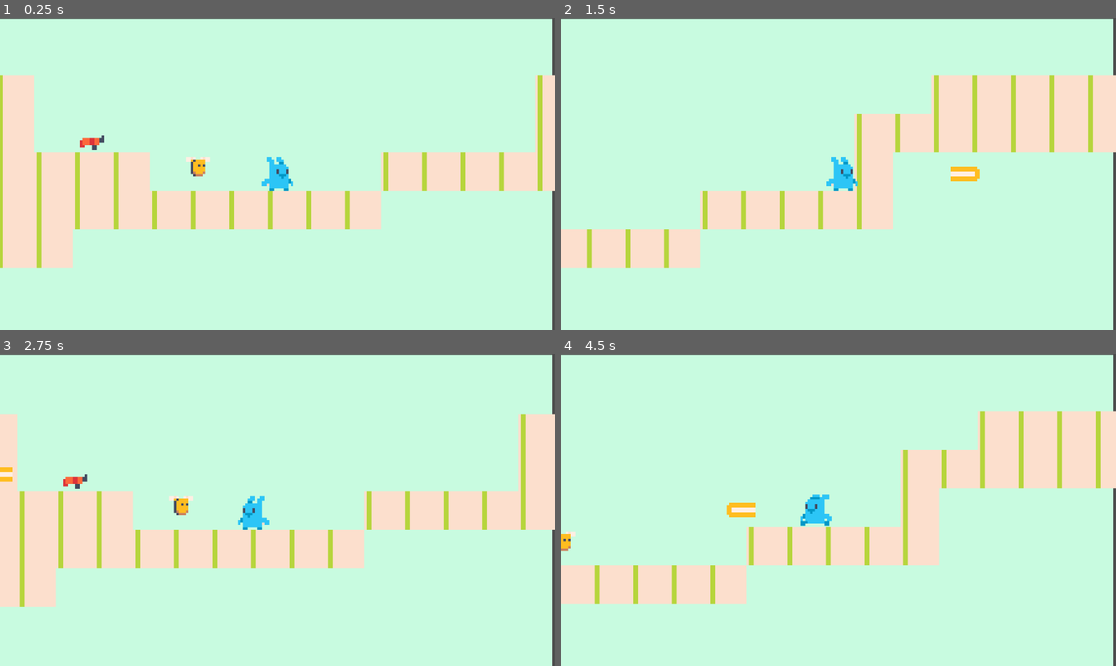
Above: before the commit, frames 1-4 (two rows, left to right).
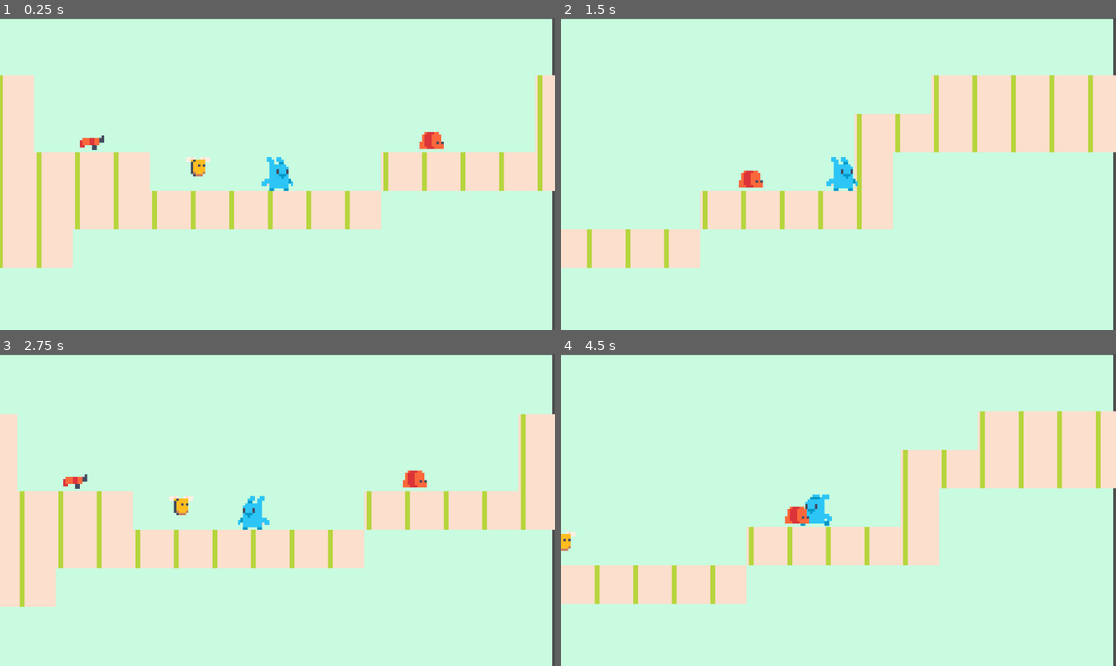
Above: after the commit, the same moments.

Repository: dodosaurus/learn-gd
Game: Godot game, scene res://scenes/game.tscn
Same seed, same stepped clock (60 frames per second), same inputs: the game is played once before the commit and once after it.
Inputs:
- Up to frame 1 (0.25 s): no input
- Up to frame 2 (1.5 s): tap Enter at 0.5 s; hold D (right) from 0.53 s (still down); tap Space (shoot) at 0.6, 1.35 s; tap W (jump) at 0.77 s
- Up to frame 3 (2.75 s): tap W (jump) at 1.52 s; release D (right) at 2.03 s; hold A (left) from 2.03 s (still down); tap Space (shoot) at 2.1 s
- Up to frame 4 (4.5 s): release A (left) at 2.78 s; hold D (right) 2.78-4.28 s; tap Space (shoot) at 2.85, 3.6, 4.35 s; tap W (jump) at 3.02, 3.77 s; hold A (left) from 4.28 s (still down)

The runs differ from the first frame. In frame 1, 0.2% of the frame differs, in the area x 75-80%, y 36-43%; in frame 2, 0.4%, in the area x 32-76%, y 47-55%; in frame 3, 0.3%; in frame 4, 0.4%.

Commit message:
new enemy, gun enhanced

Diff:
--- a/project.godot
+++ b/project.godot
@@ -38,6 +38,14 @@
 ]
 }
 
+[layer_names]
+
+2d_physics/layer_1="Terrain"
+2d_physics/layer_2="Player"
+2d_physics/layer_3="Enemies"
+2d_physics/layer_4="Items"
+2d_physics/layer_5="Bullets"
+
 [rendering]
 
 textures/canvas_textures/default_texture_filter=0
--- a/scenes/bee.tscn
+++ b/scenes/bee.tscn
@@ -1,5 +1,6 @@
-[gd_scene load_steps=3 format=3 uid="uid://dm1axy4s4y3sq"]
+[gd_scene load_steps=4 format=3 uid="uid://dm1axy4s4y3sq"]
 
+[ext_resource type="Script" path="res://scripts/bee.gd" id="1_1558q"]
 [ext_resource type="Texture2D" uid="uid://jncwmvinfmq6" path="res://graphics/Enemies/bee/1.png" id="1_gnco4"]
 
 [sub_resource type="CapsuleShape2D" id="CapsuleShape2D_u7js5"]
@@ -7,9 +8,13 @@
 height = 8.0
 
 [node name="Bee" type="Area2D"]
+collision_mask = 19
+script = ExtResource("1_1558q")
 
 [node name="Sprite2D" type="Sprite2D" parent="."]
 texture = ExtResource("1_gnco4")
 
 [node name="CollisionShape2D" type="CollisionShape2D" parent="."]
 shape = SubResource("CapsuleShape2D_u7js5")
+
+[connection signal="area_entered" from="." to="." method="_on_area_entered"]
--- a/scenes/bullet.tscn
+++ b/scenes/bullet.tscn
@@ -7,6 +7,8 @@
 size = Vector2(12, 6)
 
 [node name="Bullet" type="Area2D"]
+collision_layer = 16
+collision_mask = 4
 script = ExtResource("1_0gjv1")
 
 [node name="Sprite2D" type="Sprite2D" parent="."]
--- a/scenes/gun.tscn
+++ b/scenes/gun.tscn
@@ -7,6 +7,8 @@
 size = Vector2(8, 4)
 
 [node name="Gun" type="Area2D"]
+collision_layer = 8
+collision_mask = 2
 script = ExtResource("1_l71k8")
 
 [node name="Sprite2D" type="Sprite2D" parent="."]
--- a/scenes/level.tscn
+++ b/scenes/level.tscn
@@ -1,10 +1,11 @@
-[gd_scene load_steps=8 format=3 uid="uid://cpddogbwtn72w"]
+[gd_scene load_steps=9 format=3 uid="uid://cpddogbwtn72w"]
 
 [ext_resource type="Script" path="res://scripts/level.gd" id="1_04k8b"]
 [ext_resource type="Texture2D" uid="uid://cwx54xyh7jofn" path="res://graphics/level/tilesets/level_tilemap.png" id="1_v8wme"]
 [ext_resource type="PackedScene" uid="uid://bibduk2bwawep" path="res://scenes/player.tscn" id="2_tkliw"]
 [ext_resource type="PackedScene" uid="uid://dm1axy4s4y3sq" path="res://scenes/bee.tscn" id="3_sr8fl"]
 [ext_resource type="PackedScene" uid="uid://6usmkcrdfo6n" path="res://scenes/gun.tscn" id="5_7r36c"]
+[ext_resource type="PackedScene" uid="uid://c72f28sh5qayb" path="res://scenes/worm.tscn" id="5_envsv"]
 
 [sub_resource type="TileSetAtlasSource" id="TileSetAtlasSource_5d7su"]
 texture = ExtResource("1_v8wme")
@@ -125,6 +126,9 @@
 [node name="Bee" parent="Enemies" instance=ExtResource("3_sr8fl")]
 position = Vector2(324, 214)
 
+[node name="Worm" parent="Enemies" instance=ExtResource("5_envsv")]
+position = Vector2(421, 203)
+
 [node name="Bullets" type="Node2D" parent="."]
 
 [node name="Guns" type="Node2D" parent="."]
--- a/scenes/player.tscn
+++ b/scenes/player.tscn
@@ -1,10 +1,11 @@
-[gd_scene load_steps=8 format=3 uid="uid://bibduk2bwawep"]
+[gd_scene load_steps=9 format=3 uid="uid://bibduk2bwawep"]
 
 [ext_resource type="Script" path="res://scripts/player.gd" id="1_ctj0f"]
 [ext_resource type="Texture2D" uid="uid://ggnkxrdgwp6y" path="res://graphics/player/basic/idle.png" id="1_eon61"]
 [ext_resource type="Texture2D" uid="uid://trarvxrwnjsp" path="res://graphics/player/gun/idle.png" id="3_1fmdl"]
 [ext_resource type="Texture2D" uid="uid://baknl57csjt2o" path="res://graphics/player/basic/walk.png" id="3_b7ovw"]
 [ext_resource type="Texture2D" uid="uid://c7kiemdpj1k3u" path="res://graphics/player/gun/walk.png" id="5_28snr"]
+[ext_resource type="Texture2D" uid="uid://cudog6n220vma" path="res://graphics/bullet/fire.png" id="6_yfghy"]
 
 [sub_resource type="CapsuleShape2D" id="CapsuleShape2D_lrbq6"]
 radius = 5.0
@@ -68,6 +69,8 @@
 }]
 
 [node name="Player" type="CharacterBody2D"]
+collision_layer = 2
+collision_mask = 13
 script = ExtResource("1_ctj0f")
 
 [node name="CollisionShape2D" type="CollisionShape2D" parent="."]
@@ -84,9 +87,27 @@
 wait_time = 0.6
 one_shot = true
 
+[node name="FireTimer" type="Timer" parent="Timers"]
+wait_time = 0.1
+one_shot = true
+
 [node name="AnimatedSprite2D" type="AnimatedSprite2D" parent="."]
 sprite_frames = SubResource("SpriteFrames_ne5dc")
 animation = &"walk_gun"
 autoplay = "idle"
 
+[node name="Fire" type="Node2D" parent="."]
+
+[node name="FireLeft" type="Sprite2D" parent="Fire"]
+visible = false
+texture = ExtResource("6_yfghy")
+offset = Vector2(-10, 2)
+flip_h = true
+
+[node name="FireRight" type="Sprite2D" parent="Fire"]
+visible = false
+texture = ExtResource("6_yfghy")
+offset = Vector2(10, 2)
+
 [connection signal="timeout" from="Timers/CooldownTimer" to="." method="_on_cooldown_timer_timeout"]
+[connection signal="timeout" from="Timers/FireTimer" to="." method="_on_fire_timer_timeout"]
--- /dev/null
+++ b/scenes/worm.tscn
@@ -0,0 +1,21 @@
+[gd_scene load_steps=4 format=3 uid="uid://c72f28sh5qayb"]
+
+[ext_resource type="Script" path="res://scripts/worm.gd" id="1_x2p4t"]
+[ext_resource type="Texture2D" uid="uid://fnu2hxu21uiu" path="res://graphics/Enemies/worm/0.png" id="2_yi366"]
+
+[sub_resource type="CapsuleShape2D" id="CapsuleShape2D_0ot2w"]
+radius = 3.0
+height = 8.0
+
+[node name="Worm" type="Area2D"]
+collision_mask = 19
+script = ExtResource("1_x2p4t")
+
+[node name="Sprite2D" type="Sprite2D" parent="."]
+texture = ExtResource("2_yi366")
+
+[node name="CollisionShape2D" type="CollisionShape2D" parent="."]
+rotation = 1.5708
+shape = SubResource("CapsuleShape2D_0ot2w")
+
+[connection signal="area_entered" from="." to="." method="_on_area_entered"]
--- /dev/null
+++ b/scripts/bee.gd
@@ -0,0 +1,5 @@
+extends Area2D
+
+func _on_area_entered(area):
+	print("bee was hit")
+	area.queue_free()
--- a/scripts/player.gd
+++ b/scripts/player.gd
@@ -4,6 +4,7 @@
 var direction_x := 0.0
 @export var speed := 150
 @onready var cd_timer = $Timers/CooldownTimer
+@onready var fire_timer = $Timers/FireTimer
 
 var can_shoot := true
 var facing_right := true
@@ -11,7 +12,7 @@
 
 signal shoot(pos: Vector2, facing_right: bool)
 
-func _process(delta):
+func _process(_delta):
 	get_input()
 	apply_gravity()
 	get_facing_direction()
@@ -19,6 +20,7 @@
 
 	velocity.x = direction_x
 
+	#automatically using delta
 	move_and_slide()
 
 func get_input():
@@ -27,10 +29,12 @@
 	if Input.is_action_pressed("jump") and is_on_floor():
 		velocity.y -= 200
 
-	if Input.is_action_just_pressed("shoot") and can_shoot:
+	if Input.is_action_just_pressed("shoot") and can_shoot and has_gun:
 		can_shoot = false
 		print("shoot")
+		$Fire.get_child(facing_right).show()
 		shoot.emit(global_position, facing_right)
+		fire_timer.start()
 		cd_timer.start()
 
 func apply_gravity():
@@ -55,3 +59,7 @@
 
 func _on_cooldown_timer_timeout():
 	can_shoot = true
+
+func _on_fire_timer_timeout():
+	for child in $Fire.get_children():
+		child.hide()
--- /dev/null
+++ b/scripts/worm.gd
@@ -0,0 +1,5 @@
+extends Area2D
+
+func _on_area_entered(area):
+	print("worm was hit")
+	area.queue_free()
